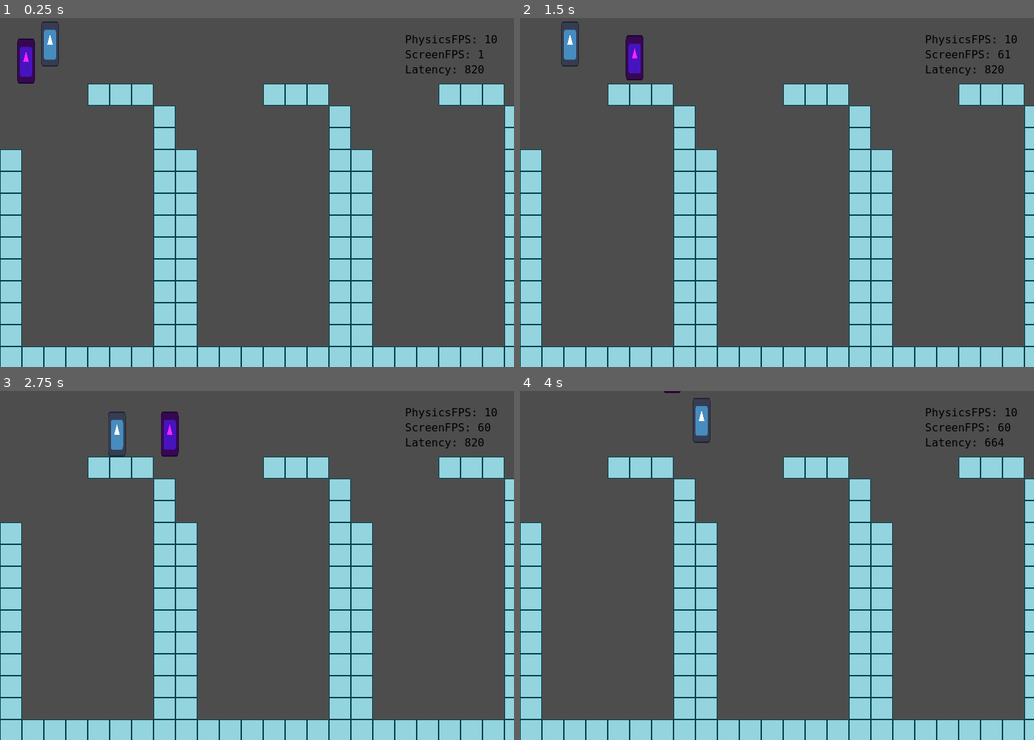
Above: before the commit, frames 1-4 (two rows, left to right).
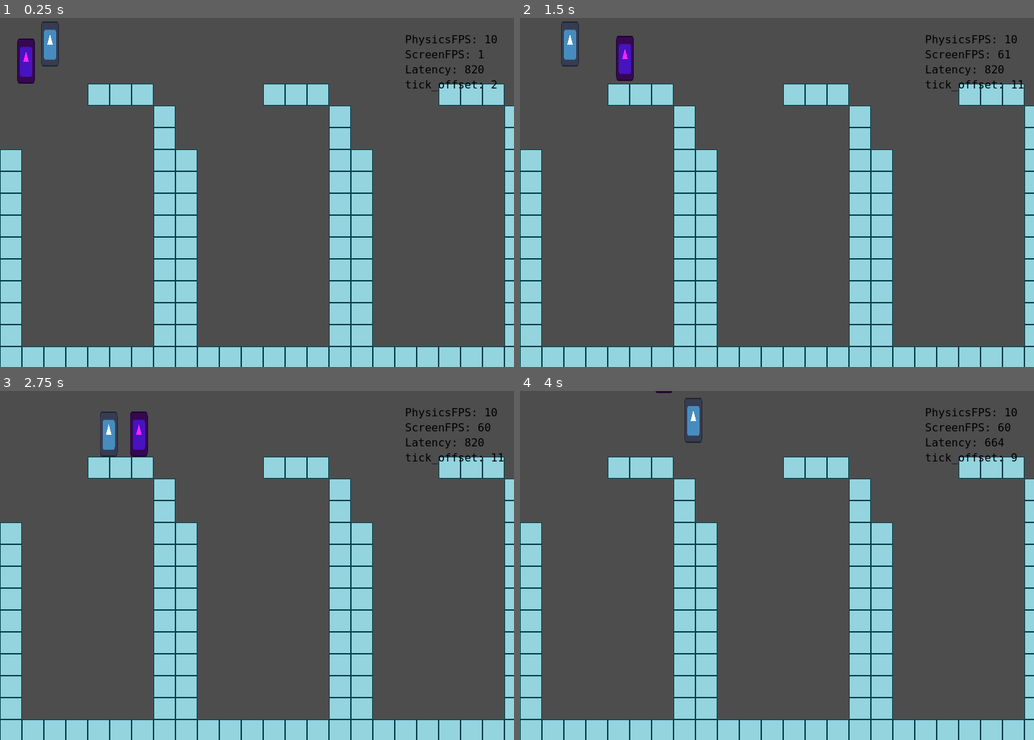
Above: after the commit, the same moments.

Repository: wync-netcode/wync-godot
Game: Godot game, scene res://rooms/lab2/lab2.tscn
Same seed, same stepped clock (60 frames per second), same inputs: the game is played once before the commit and once after it. The engine's default icon, where the game draws it, is replaced by a stand-in: a white triangle on a blue panel in a dark square.
Inputs (mouse positions are in pixels of both pictures, inside the frame that each line leads up to):
- Up to frame 1 (0.25 s): no input
- Up to frame 2 (1.5 s): tap Enter at 0.5 s; move the mouse to (890, 175) at 0.52 s; hold D (p1_right) 0.53-1.28 s; hold E (p1_interact) 0.53-1.28 s; move the mouse to (674, 209) at 1.27 s; hold S (p1_down) from 1.28 s (still down); click (674, 209) at 1.35 s
- Up to frame 3 (2.75 s): move the mouse to (308, 488) at 2.02 s; release S (p1_down) at 2.03 s; hold D (p1_right) from 2.03 s (still down); hold 1 (p1_weapon1) from 2.03 s (still down)
- Up to frame 4 (4 s): move the mouse to (751, 635) at 2.77 s; release D (p1_right) at 2.78 s; release 1 (p1_weapon1) at 2.78 s; hold W (p1_up) 2.78-3.53 s; tap 2 (p1_weapon2) at 2.85 s; move the mouse to (931, 617) at 3.52 s; hold A (p1_left) from 3.53 s (still down); hold 3 (p1_weapon3) from 3.53 s (still down)

The runs differ from the first frame. In frame 1, 0.1% of the frame differs, in the area x 78-97%, y 17-21%; in frame 2, 0.7%; in frame 3, 1.4%, in the area x 19-98%, y 5-21%; in frame 4, 0.5%.

Commit message:
feat: tick_offset smooth transition down for target_tick

Diff:
--- a/rooms/lab2/lab2.tscn
+++ b/rooms/lab2/lab2.tscn
@@ -185,6 +185,7 @@
 singleton = true
 
 [node name="CoSingleNetPredictionData" type="Node" parent="worlds/WorldClient1/Singletons"]
+unique_name_in_owner = true
 script = ExtResource("26_uu4uh")
 singleton = true
 
--- a/src/network/latency_compensation/co_single_net_prediction_data.gd
+++ b/src/network/latency_compensation/co_single_net_prediction_data.gd
@@ -6,6 +6,8 @@
 # periodical vars
 
 var tick_offset: int = 0
+var tick_offset_prev: int = 0
+var tick_offset_desired: int = 0
 var target_tick: int = 0 # co_ticks.ticks + tick_offset
 var target_time_offset: int = 0 # add this to curr_time to get the actual target_time
 
--- a/src/network/latency_compensation/sy_net_prediction_ticks.gd
+++ b/src/network/latency_compensation/sy_net_prediction_ticks.gd
@@ -36,16 +36,32 @@
 		# NOTE: To compensate for latency variation: use the latency median (sliding window algorithm) and use the variation (max) as the padding
 
 		co_predict_data.target_time_offset = co_loopback.lag + (1000.0 / physics_fps) * 2
-		co_predict_data.tick_offset = ceil(co_predict_data.target_time_offset / (1000.0 / physics_fps))
+		co_predict_data.tick_offset_desired = ceil(co_predict_data.target_time_offset / (1000.0 / physics_fps))
 
-		var target_tick = co_ticks.server_ticks + co_predict_data.tick_offset
+		var target_tick = max(co_ticks.server_ticks + co_predict_data.tick_offset, co_predict_data.target_tick)
 		var target_time = curr_time + co_predict_data.target_time_offset
 
 		Log.out(self, "Updating tick offset to %s" % co_predict_data.tick_offset)
 		Log.out(self, "target_tick %s | target_time %s | with tick offset %s" % [target_tick, target_time, curr_time + co_predict_data.tick_offset * (1000.0 / physics_fps) ])
 		Log.out(self, "target_tick_timestamp %s" % [target_tick * (1000.0 / physics_fps) ])
 
-	co_predict_data.target_tick = co_ticks.server_ticks + co_predict_data.tick_offset
+
+	# Smoothly transition tick_offset
+	# NOTE: Should be configurable
+
+	if co_predict_data.tick_offset_desired != co_predict_data.tick_offset:
+
+		# up transition
+		if co_predict_data.tick_offset_desired > co_predict_data.tick_offset:
+			co_predict_data.tick_offset += 1
+		# down transition
+		else:
+			if co_predict_data.tick_offset == co_predict_data.tick_offset_prev:
+				co_predict_data.tick_offset -= 1
+			else:
+				co_predict_data.tick_offset_prev = co_predict_data.tick_offset
+
+	co_predict_data.target_tick = max(co_ticks.server_ticks + co_predict_data.tick_offset, co_predict_data.target_tick)
 	# NOTE: Sumar 1 o no sumar 1 a target_tick?
 
 	Log.out(self, "ticks local %s | net %s %s %s" % [co_ticks.ticks, co_ticks.server_ticks, co_predict_data.target_tick, co_ticks.ticks + co_ticks.server_ticks_offset])
--- a/src/ui/info.gd
+++ b/src/ui/info.gd
@@ -3,7 +3,9 @@
 @onready var lblPhysicsFPS: Label = %lblPhysicsFPS
 @onready var lblRealFPS: Label = %lblRealFPS
 @onready var lblMain: Label = %lblMain
+# TODO: Use a service
 @onready var co_loopback: CoTransportLoopback = %CoTransportLoopback
+@onready var co_prediction_data: CoSingleNetPredictionData = %CoSingleNetPredictionData
 
 func _process(delta):
 	lblMain.text = \
@@ -11,9 +13,11 @@
 	PhysicsFPS: %s
 	ScreenFPS: %s
 	Latency: %s
+	tick_offset: %s
 	""" % \
 	[
 		Engine.physics_ticks_per_second,
 		Performance.get_monitor(Performance.TIME_FPS),
-		co_loopback.lag
+		co_loopback.lag,
+		co_prediction_data.tick_offset,
 	]
